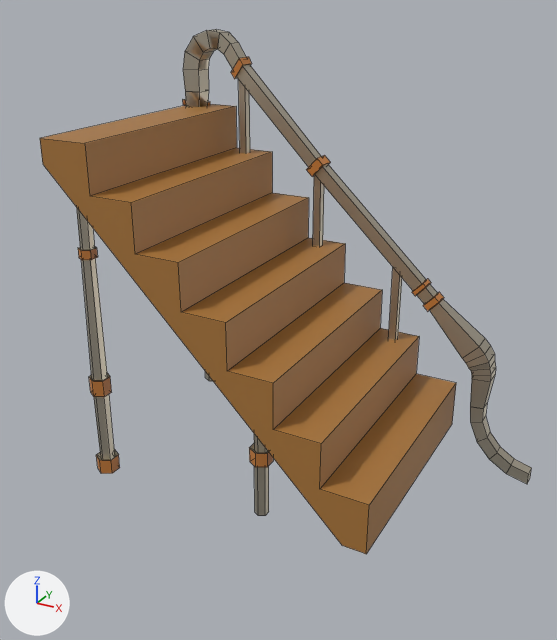
A saved change to the FBX model Assets/Project/Models/Environment/Stairs.fbx.
The view is the same before and after, from a 50 mm lens placed at (2.16, -3.82, 2.78), pointed at (0.13, -0.13, 0.93). The lights are fixed; the arrows at lower left show +X, +Y and +Z. Mesh edges are drawn as thin lines. Vertices at the same position are counted once.
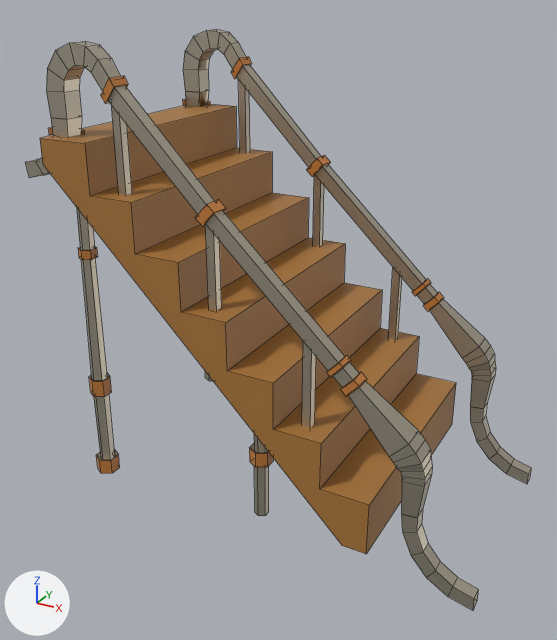
The newer file is also turned or shifted as a whole; pictures and numbers use the older file's frame.

Location of each change, (x1, y1, x2, y2) in pixels of the pictures (557 x 640 px; the box of a moved part takes in the faces that stretch with it):
```json
{"object": "Cube", "change": "reshaped", "before": [40, 29, 532, 554], "after": [25, 29, 532, 610], "on screen": "11% taller"}
{"part": 1, "of": "me_cube", "change": "added", "after": [111, 105, 132, 195]}
{"part": 2, "of": "me_cube", "change": "added", "after": [302, 341, 316, 428]}
{"part": 3, "of": "me_cube", "change": "added", "after": [25, 41, 479, 610]}
{"part": 4, "of": "me_cube", "change": "moved or reshaped", "before": [185, 78, 209, 107], "after": [185, 78, 209, 107]}
{"part": 5, "of": "me_cube", "change": "added", "after": [205, 225, 222, 311]}
```

Edits to the scene script, one JSON object a line:
```json
{"op": "add", "block": "mat_rust1_001", "code": ["mat_rust1_001 = principled_material('Rust1.001')", "mat_rust1_001.base_color = (0.573, 0.209, 0.0425)  # orange #c77e3a"]}
{"op": "add", "block": "mat_metal_001", "code": ["mat_metal_001 = principled_material('Metal.001')", "mat_metal_001.base_color = (0.605, 0.552, 0.448)  # light grey #ccc4b3", "mat_metal_001.metallic = 1.0"]}
{"block": "me_cube", "where": "# used by ob_cube; location = (0.0, 0.0, 1.0)"}
{"block": "me_cube", "where": "# verts and faces of me_cube; kept vertices keep their numbers, new ones are numbered from 431"}
{"op": "remove", "block": "me_cube", "code": "me_cube.from_pydata(...)  # 431 vertices, 381 faces; spans x -1.23..1.57, y -0.75..0.75, z -1.21..1.49"}
{"op": "add", "block": "me_cube", "code": "me_cube.from_pydata(...)  # 657 vertices, 586 faces; spans x -1.23..1.57, y -0.75..0.75, z -1.21..1.49"}
{"block": "me_cube", "change": "me_cube part 1: a new loose piece, a box spanning x -0.577..-0.527, y -0.639..-0.589, z 0.698..1.222, in mat_metal_001 (light grey #ccc4b2)"}
{"block": "me_cube", "change": "me_cube part 2: a new loose piece, a box spanning x 0.551..0.602, y -0.639..-0.589, z -0.421..0.103, in mat_metal_001 (light grey #ccc4b2)"}
{"block": "me_cube", "change": "me_cube part 3: a new loose piece of 202 vertices spanning x -1.23..1.57, y -0.69..-0.54, z -1.21..1.49"}
{"block": "me_cube", "change": "me_cube part 4"}
{"block": "me_cube", "change": "13 faces are deleted"}
{"block": "me_cube", "change": "13 new faces join them, mat_metal (light grey #ccc4b2)"}
{"block": "me_cube", "change": "me_cube part 5"}
{"op": "add", "block": "me_cube", "code": "verts[431] = (-0.02, -0.64, 0.15)"}
{"op": "add", "block": "me_cube", "code": "verts[432] = (-0.02, -0.64, 0.67)"}
{"op": "add", "block": "me_cube", "code": "verts[433] = (-0.02, -0.59, 0.15)"}
{"op": "add", "block": "me_cube", "code": "verts[434] = (-0.02, -0.59, 0.67)"}
{"op": "add", "block": "me_cube", "code": "for new, old in zip([*range(435, 439)], [*range(431, 435)]): verts[new] = verts[old] + (0.05, 0.0, 0.0)"}
{"op": "add", "block": "me_cube", "code": "faces += [(433, 434, 438, 437), (435, 437, 438, 436), (431, 435, 436, 432), (431, 433, 437, 435), (432, 436, 438, 434)]  # mat_metal_001 (light grey #ccc4b2)"}
{"op": "add", "block": "me_cube", "code": "me_cube.materials.append(mat_metal_001)  # light grey #ccc4b3"}
{"op": "add", "block": "me_cube", "code": "me_cube.materials.append(mat_rust1_001)  # orange #c77e3a"}
```
